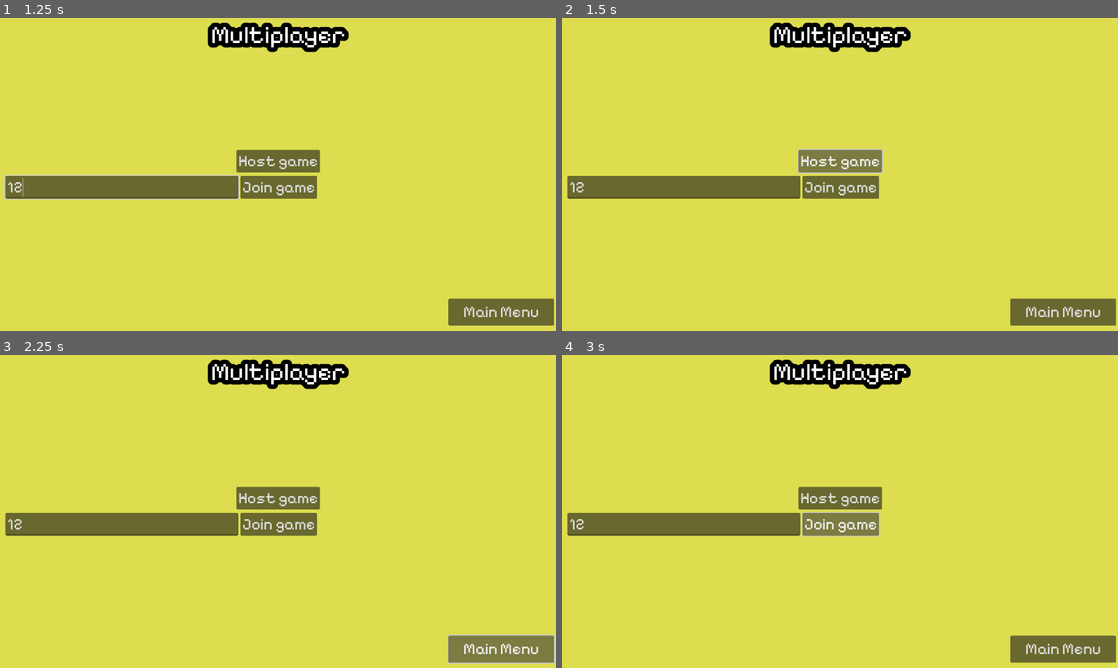
Above: before the commit, frames 1-4 (two rows, left to right).
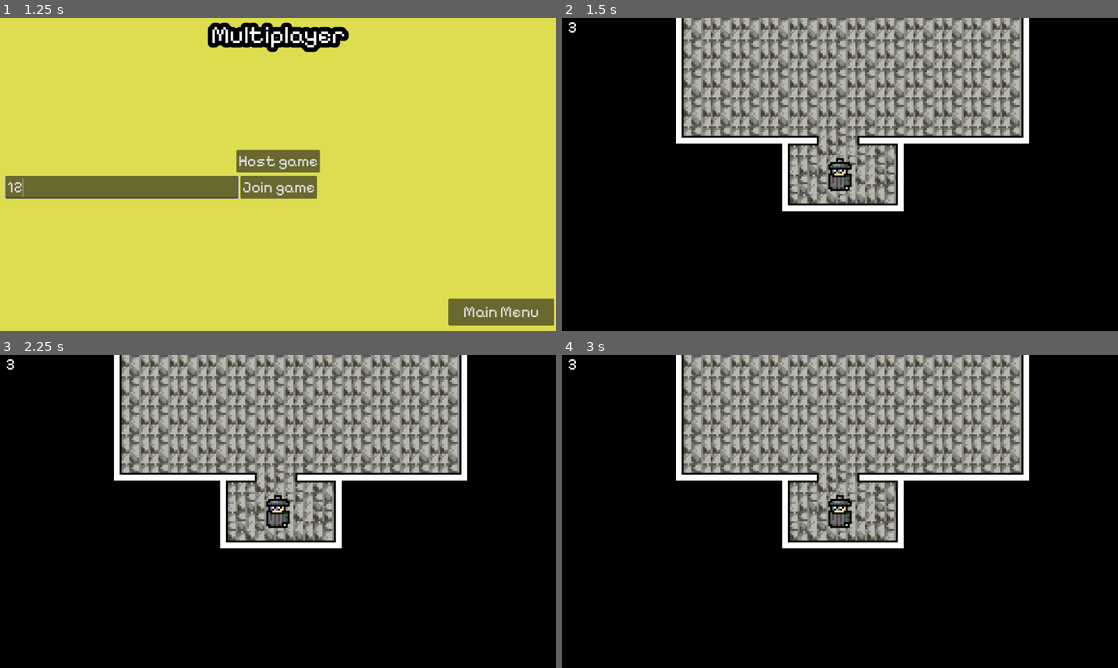
Above: after the commit, the same moments.

Repository: fawgio/durka-game
Game: Godot game, scene res://scenes/multi.tscn
The game is run twice, just before and just after one commit, with the same random seed, the same clock (stepped at 60 frames per second) and the same inputs. This scene is started directly instead of the project's main scene. The engine's default icon, where the game draws it, is replaced by a stand-in: a white triangle on a blue panel in a dark square.
Inputs (mouse positions are in pixels of both pictures, inside the frame that each line leads up to):
- Up to frame 1 (1.25 s): click (122, 187) at 0.52 s; type "12" at 0.6 s
- Up to frame 2 (1.5 s): click "Host game" at 1.25 s
- Up to frame 3 (2.25 s): click (500, 649) at 2 s, where only the run before the commit has a clickable "Main Menu"
- Up to frame 4 (3 s): click (840, 524) at 2.75 s, where only the run before the commit has a clickable "Join game"

Frame 1 is identical in both runs. In frame 2, 100% of the frame differs, in the area x 0-100%, y 0-100%; in frame 3, 100%; in frame 4, 100%.
Error before the commit: Assertion failed: UPNP Discover Failed! Error 24 (res://scripts/sidemenu.gd:17)

Commit message:
Fix multiplayer

Diff:
--- a/scenes/game.tscn
+++ b/scenes/game.tscn
@@ -1,6 +1,6 @@
 [gd_scene load_steps=35 format=3 uid="uid://mmrryhuhvy3r"]
 
-[ext_resource type="Script" uid="uid://cobimuguia3jc" path="res://scenes/game.gd" id="1_trtic"]
+[ext_resource type="Script" uid="uid://cobimuguia3jc" path="res://scripts/game.gd" id="1_trtic"]
 [ext_resource type="Texture2D" uid="uid://gpwh3psjbu8e" path="res://tiles.png" id="8_o1wbe"]
 [ext_resource type="Script" uid="uid://dkun4cooirg1x" path="res://scripts/door.gd" id="11_8qhb1"]
 [ext_resource type="Texture2D" uid="uid://d26f0hixc63w0" path="res://icon.svg" id="12_ai5tw"]
--- a/scripts/sidemenu.gd
+++ b/scripts/sidemenu.gd
@@ -8,24 +8,6 @@
 	OS.shell_open(str(meta))
 
 func host_game():
-	var upnp := UPNP.new()
-
-	var discover_result = upnp.discover()
-
-	print(upnp.get_device_count())
-
-	assert(discover_result == UPNP.UPNP_RESULT_SUCCESS, \
-		"UPNP Discover Failed! Error %s " % discover_result)
-
-	assert(upnp.get_gateway() and upnp.get_gateway().is_valid_gateway(), \
-		"UPNP Invalid Gateway!")
-
-	var map_result = upnp.add_port_mapping(8080)
-	assert(map_result == UPNP.UPNP_RESULT_SUCCESS, \
-		"UPNP Por Mapping Failed! Error %s " % map_result)
-
-	print("Sucess! Join address: ")
-	print(upnp.query_external_address())
 	var server = ENetMultiplayerPeer.new()
 	server.create_server(8080)
 	get_tree().get_multiplayer().multiplayer_peer = server
Renamed: scenes/game.gd -> scripts/game.gd
Renamed: scenes/game.gd.uid -> scripts/game.gd.uid
Not shown, changed: build/durka
Not shown, removed: build/durka.console.exe
Not shown, changed: build/durka.exe
Not shown, removed: build/durka.pck
Not shown, removed: build/durka.sh
Not shown, changed: build/durka.x86_64
